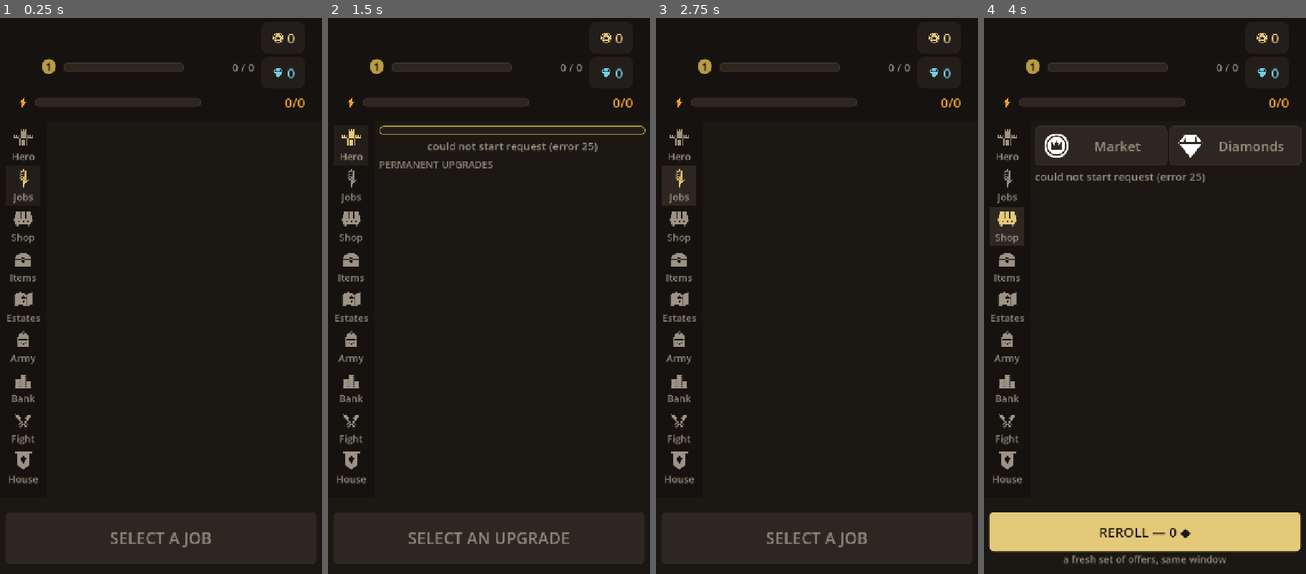
Above: before the commit, frames 1-4 (left to right).
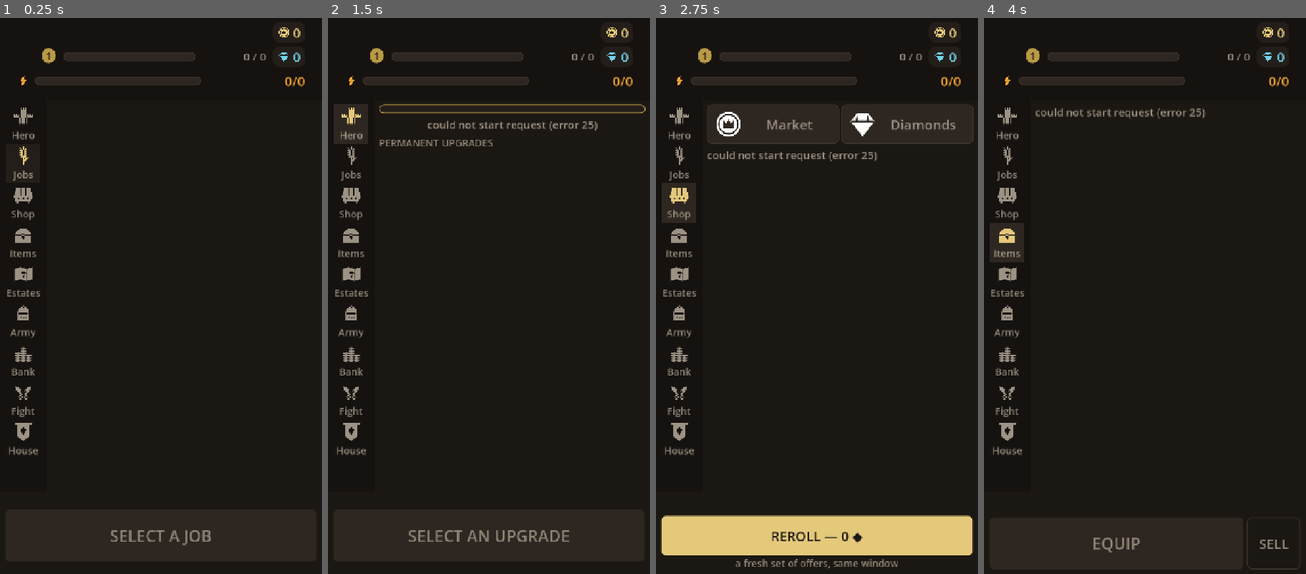
Above: after the commit, the same moments.

Repository: yigitkarabulut0/Emperors
Game: Godot game, scene res://scenes/shell/shell.tscn
Two runs of this game, one before a commit and one after it. Both use one fixed random seed, a clock stepped at 60 frames per second and the inputs below. This scene is started directly instead of the project's main scene.
Inputs (mouse positions are in pixels of both pictures, inside the frame that each line leads up to):
- Up to frame 1 (0.25 s): no input
- Up to frame 2 (1.5 s): click (350, 145) at 0.52 s; click (350, 123) at 1.27 s
- Up to frame 3 (2.75 s): click (678, 184) at 2.02 s
- Up to frame 4 (4 s): click (1006, 162) at 2.77 s; click (1006, 223) at 3.52 s

The runs differ from the first frame. In frame 1, 5.4% of the frame differs, in the area x 2-95%, y 1-96%; in frame 2, 7.9%; in frame 3, 16%, in the area x 1-99%, y 1-99%; in frame 4, 14%.

Commit message:
Make the whole shell fit, and measure that it does
The action button's caption was clipped on an iPhone SE, and the cause was
nowhere near the action bar. Measuring the column rather than staring at it
found it in one go: the shell wanted 1320 units of a 1280-unit screen, and
the overflow lands at the bottom.

Two currency chips in the TOP bar were 142 units tall. panel_box carries 10
units of padding above and below because it is meant for cards, and a
MarginContainer inside each chip was adding four more. chip_box exists for
exactly this and was not being used. That is 48 units back.

The rail's nine 2-unit gaps went too. They cost 16 units of a budget that
had six to spare on an iPad and buy nothing, because the selected section
already has its own background.

The rail also moved inside a ScrollContainer with an invisible scrollbar, so
that the next thing which grows by ten units degrades to a small scroll
rather than silently clipping the ninth section off the bottom -- which
would look like the House screen not existing at all.

That scroll view is exactly why the test has to measure the rail's CONTENT
and not the column's minimum: a ScrollContainer is satisfied by a rail one
button tall, so the obvious version of this test would pass forever. It
walks the four target devices with their real viewport heights, which are
not all 1280 -- under canvas_items + expand a tall phone gets a 1561-unit
viewport, so the binding devices are the ones nearest 9:16, and the iPad is
tighter than any phone:

  iPhone SE 3         1236 of 1281   (45 spare)
  iPhone 15 / 16      1368 of 1561  (193 spare)
  iPhone 16 Pro Max   1355 of 1564  (209 spare)
  iPad 10.9           1258 of 1280   (22 spare)

Putting the padded chips back fails it, and the failure names the row that
grew.

Co-Authored-By: Claude Opus 5 (1M context) <noreply@anthropic.com>
Claude-Session: https://claude.ai/code/session_01HLR94mDLKAqcHBzz8u4yxV

Diff:
--- a/client/scenes/shell/shell.gd
+++ b/client/scenes/shell/shell.gd
@@ -41,7 +41,9 @@
 ## The safe-area inset is added on top of both at runtime, so the numbers here
 ## stay device-independent.
 const TOPBAR_MIN_H := 168
-const ACTION_H := 164
+## 116 for the button, a line of caption under it, and margins. Measured on an
+## iPhone SE, which is the tightest device: at 164 the caption grazed the edge.
+const ACTION_H := 176
 
 
 var _avatar_btn: Button
@@ -380,17 +382,15 @@
 ## One currency readout: its glyph, then its number. Returns the number's label
 ## so the caller can keep hold of it.
 func _purse_chip(host: Control, icon: String, tint: Color) -> Label:
+	# chip_box, not panel_box: panel_box carries 10 units of padding above and
+	# below for a card, and a MarginContainer inside it was adding 4 more. Two of
+	# these stacked came to 142 units, which is what pushed the shell's column 40
+	# units past the viewport on an iPhone SE and clipped the action caption.
 	var box := PanelContainer.new()
-	box.add_theme_stylebox_override("panel", UI.panel_box(Palette.PANEL, Color.TRANSPARENT, 14))
-	var pad := MarginContainer.new()
-	for side in ["left", "right"]:
-		pad.add_theme_constant_override("margin_" + side, 9)
-	for side in ["top", "bottom"]:
-		pad.add_theme_constant_override("margin_" + side, 4)
-	box.add_child(pad)
+	box.add_theme_stylebox_override("panel", UI.chip_box(Palette.PANEL, Color.TRANSPARENT, 14))
 	var line := HBoxContainer.new()
 	line.add_theme_constant_override("separation", 6)
-	pad.add_child(line)
+	box.add_child(line)
 	line.add_child(_glyph("currency/" + icon, UI.ICON_SM, tint))
 	var value := UI.label("0", UI.F_BODY, tint, HORIZONTAL_ALIGNMENT_RIGHT)
 	line.add_child(value)
@@ -419,9 +419,26 @@
 	_rail_pad = MarginContainer.new()
 	panel.add_child(_rail_pad)
 
+	# Inside a scroll view, with no visible scrollbar. Nine sections at a real
+	# touch-target height plus a top bar carrying two currencies, experience and
+	# energy leaves eight units spare on an iPhone SE. That is enough today and
+	# nowhere near enough to rely on: without this, the next thing that grows by
+	# ten units silently clips the ninth section off the bottom of the rail, which
+	# would look like the House screen simply not existing.
+	var scroll := ScrollContainer.new()
+	scroll.horizontal_scroll_mode = ScrollContainer.SCROLL_MODE_DISABLED
+	scroll.vertical_scroll_mode = ScrollContainer.SCROLL_MODE_AUTO
+	scroll.get_v_scroll_bar().modulate = Color.TRANSPARENT
+	scroll.size_flags_vertical = Control.SIZE_EXPAND_FILL
+	_rail_pad.add_child(scroll)
+
 	var col := VBoxContainer.new()
-	col.add_theme_constant_override("separation", 2)
-	_rail_pad.add_child(col)
+	col.size_flags_horizontal = Control.SIZE_EXPAND_FILL
+	# No gap between rail buttons. Nine 2-unit gaps cost 16 units of a budget with
+	# six to spare on an iPad, and they buy nothing: the selected section already
+	# has its own background, which is what separates the buttons visually.
+	col.add_theme_constant_override("separation", 0)
+	scroll.add_child(col)
 
 	for s in SECTIONS:
 		var b := Button.new()
@@ -535,6 +552,11 @@
 	# freed button and reintroduce the same crash from the other side.
 	var bar := VBoxContainer.new()
 	bar.set_anchors_preset(Control.PRESET_FULL_RECT)
+	# Centred rather than filled. A Button in a filled VBox absorbs all the spare
+	# height and shoves the caption under it hard against the bottom margin, which
+	# on an iPhone SE put it a couple of units from the screen edge.
+	bar.alignment = BoxContainer.ALIGNMENT_CENTER
+	bar.size_flags_vertical = Control.SIZE_SHRINK_CENTER
 	_action_host.add_child(bar)
 	_action_bars[id] = bar
 
--- /dev/null
+++ b/client/tests/shell_fits.gd
@@ -0,0 +1,105 @@
+extends SceneTree
+## Every section of the navigation rail must be reachable without scrolling, on
+## every device we ship to.
+##
+## Measured rather than eyeballed, because the failure is quiet: when the shell's
+## column wants more than the screen gives it, the overflow lands at the bottom
+## and clips whatever is there. It clipped the action button's caption on an
+## iPhone SE, and the cause was nothing to do with the action bar -- two currency
+## chips in the TOP bar were 142 units tall, because panel_box carries 10 units of
+## padding above and below and a MarginContainer inside them added four more.
+##
+## The rail is inside a ScrollContainer so overflow can never actually clip, which
+## is what makes this test necessary: without it the column's own minimum would be
+## satisfied by a rail one section tall and nothing would ever fail.
+##
+## Viewport heights come from stretch mode canvas_items with aspect expand, where
+## scale = min(w/720, h/1280) -- so a tall phone gets a TALLER viewport than the
+## 1280 design height, and the binding devices are the ones closest to 9:16.
+
+const DEVICES := [
+	# name, viewport height in units, safe-area insets (l, t, r, b)
+	["iPhone SE 3",       1281, Vector4(0, 38, 0, 0)],
+	["iPhone 15 / 16",    1561, Vector4(0, 108, 0, 62)],
+	["iPhone 16 Pro Max", 1564, Vector4(0, 101, 0, 56)],
+	["iPad 10.9",         1280, Vector4(0, 32, 0, 28)],
+]
+
+
+func _fail(msg: String) -> void:
+	print("FAIL  ", msg)
+	quit(1)
+
+
+func _initialize() -> void:
+	_run()
+
+
+## The rail's button column, found through its scroll view.
+func _rail_content(node: Node) -> Control:
+	if node is ScrollContainer:
+		for c in node.get_children():
+			if c is VBoxContainer:
+				return c
+	for c in node.get_children():
+		var hit := _rail_content(c)
+		if hit != null:
+			return hit
+	return null
+
+
+func _run() -> void:
+	await process_frame
+	var env: Node = root.get_node_or_null("/root/Env")
+	if env == null:
+		_fail("Env missing")
+		return
+
+	var worst := ""
+	var worst_spare := 1e9
+	for device in DEVICES:
+		var name: String = device[0]
+		var height: float = float(device[1])
+		env.set("fake_safe_area", device[2])
+		env.set("fake_safe_area_on", true)
+
+		var shell: Node = load("res://scenes/shell/shell.gd").new()
+		root.add_child(shell)
+		for i in 30:
+			await process_frame
+
+		var column: Control = null
+		for c in shell.get_children():
+			if c is VBoxContainer:
+				column = c
+		if column == null:
+			_fail("the shell has no root column")
+			return
+
+		var needed := 0.0
+		var parts := ""
+		for c in column.get_children():
+			var h: float = (c as Control).get_combined_minimum_size().y
+			var what := c.get_class()
+			var rail := _rail_content(c)
+			if rail != null:
+				h = rail.get_combined_minimum_size().y
+				what = "rail (%d sections)" % rail.get_child_count()
+			needed += h
+			parts += "\n      %-22s %6.0f" % [what, h]
+
+		shell.queue_free()
+		await process_frame
+
+		if needed > height:
+			_fail("%s: the shell wants %.0f units of %.0f, so %.0f are pushed off the bottom:%s"
+				% [name, needed, height, needed - height, parts])
+			return
+		print("  %-19s %6.0f of %.0f  (%.0f spare)" % [name, needed, height, height - needed])
+		if height - needed < worst_spare:
+			worst_spare = height - needed
+			worst = name
+
+	print("PASS  every section fits on every device; tightest is %s with %.0f units spare"
+		% [worst, worst_spare])
+	quit(0)
Not shown, added: proof/M9/iphone16promax_jobs.png
Not shown, added: proof/M9/se3_jobs.png
